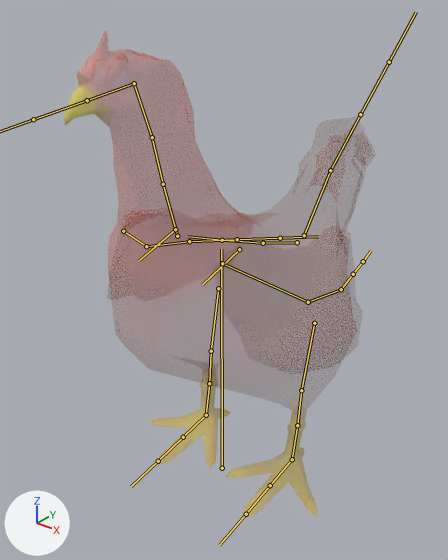
Two versions of the FBX model Assets/Animals_FREE/Meshes/chicken2.fbx, one commit apart.
Both versions are drawn from a camera (50 mm lens) standing at (0.375, -0.466, 0.551) and looking at (-0.028, 0.038, 0.239). Lighting does not change. The marker at lower left points along +X, +Y and +Z. The bones that bend it are drawn over the model as lines.

Objects in the first picture: 'chicken_001'.
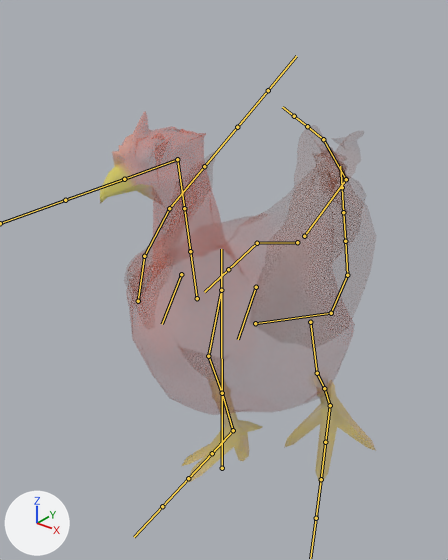
The newer file adds an action. The first version stands in its rest pose; the second is drawn at frame 40 of the action 'chicken.001|Action'.

The change in detail:
Bone 'spine.002' (bone_spine_002) turns from (0, 0, 0) to (-1, 2, -6) degrees about its own x, y and z.
Bone 'spine.003' (bone_spine_003) turns from (0, 0, 0) to (-20, 5, 18) degrees about its own x, y and z.
Bone 'spine.005' (bone_spine_005) turns from (0, 0, 0) to (25, 24, 15) degrees about its own x, y and z.
Bone 'scull' (bone_scull) turns from (0, 0, 0) to (-1, 6, -57) degrees about its own x, y and z.
Bone 'Wing.R' (bone_wing_r) turns from (0, 0, 0) to (-17, -13, 6) degrees about its own x, y and z.
Bone 'thigh.R' (bone_thigh_r) turns from (0, 0, 0) to (22, -9, 8) degrees about its own x, y and z.
Bone 'shin.R' (bone_shin_r) turns from (0, 0, 0) to (-13, 11, 22) degrees about its own x, y and z.
Bone 'spine.001' (bone_spine_001) turns from (0, 0, 0) to (-12, -24, -4) degrees about its own x, y and z.
Bone 'spine' (bone_spine) turns from (0, 0, 0) to (62, 65, 120) degrees about its own x, y and z.
Bone 'thigh.L' (bone_thigh_l) turns from (0, 0, 0) to (-29, -17, 5) degrees about its own x, y and z.
Bone 'shin.L' (bone_shin_l) turns from (0, 0, 0) to (-10, -5, 1) degrees about its own x, y and z.

Pixel boxes (x1, y1, x2, y2) of what changed, in the pictures (448 x 560 px):
'chicken_001', posed
    before: (64, 79, 317, 519)
    after: (100, 159, 372, 484)
bone 'spine.002', root to tip
    before: (297, 242) to (261, 243)
    after: (297, 242) to (255, 243)
bone 'spine.003', root to tip
    before: (263, 243) to (222, 240)
    after: (257, 243) to (228, 269)
bone 'spine.005', root to tip
    before: (177, 236) to (163, 184)
    after: (197, 298) to (190, 251)
bone 'scull', root to tip
    before: (134, 83) to (87, 100)
    after: (177, 159) to (124, 179)
bone 'Wing.R', root to tip
    before: (123, 231) to (146, 246)
    after: (138, 301) to (144, 256)
bone 'thigh.R', root to tip
    before: (218, 288) to (211, 351)
    after: (221, 290) to (208, 356)
bone 'shin.R', root to tip
    before: (211, 351) to (209, 383)
    after: (208, 356) to (222, 393)
bone 'spine.001', root to tip
    before: (304, 235) to (330, 170)
    after: (304, 236) to (346, 179)
bone 'spine', root to tip
    before: (330, 170) to (360, 114)
    after: (346, 179) to (323, 139)
bone 'thigh.L', root to tip
    before: (314, 323) to (301, 390)
    after: (310, 322) to (317, 373)
bone 'shin.L', root to tip
    before: (301, 390) to (297, 425)
    after: (317, 373) to (324, 388)
